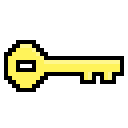
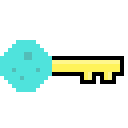
Layered file, before and after one edit (128×128). Changes by layer:
added layer "1" (1st of 2, in "Gold Key") in group "Gold Key" over bbox(0, 40, 52, 92)
added layer "1" (2nd of 2, in "Gold Key") in group "Gold Key" over bbox(0, 40, 52, 92)
painted on "Outline" (2nd of 2, in "Gold Key") over bbox(0, 40, 52, 92)
